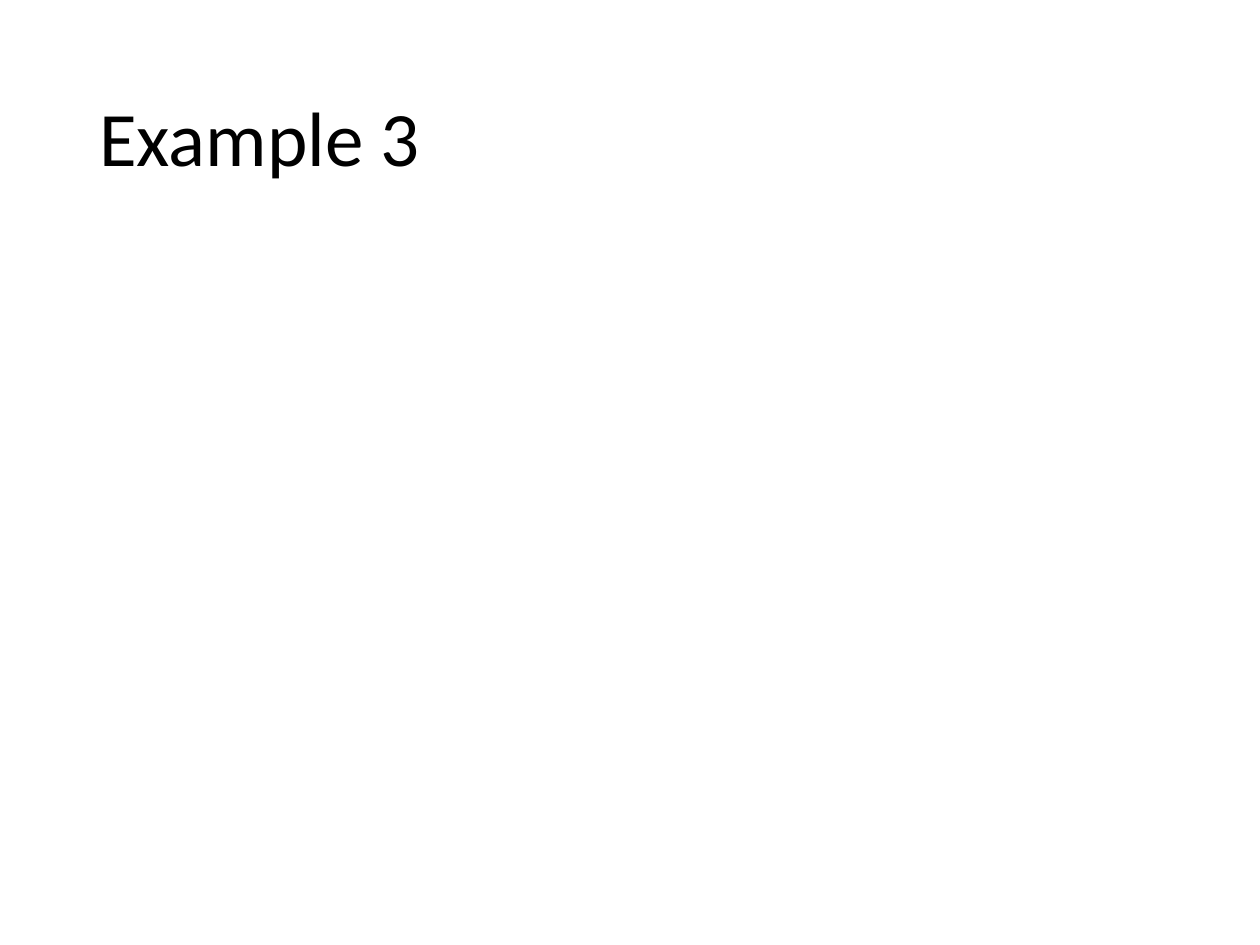
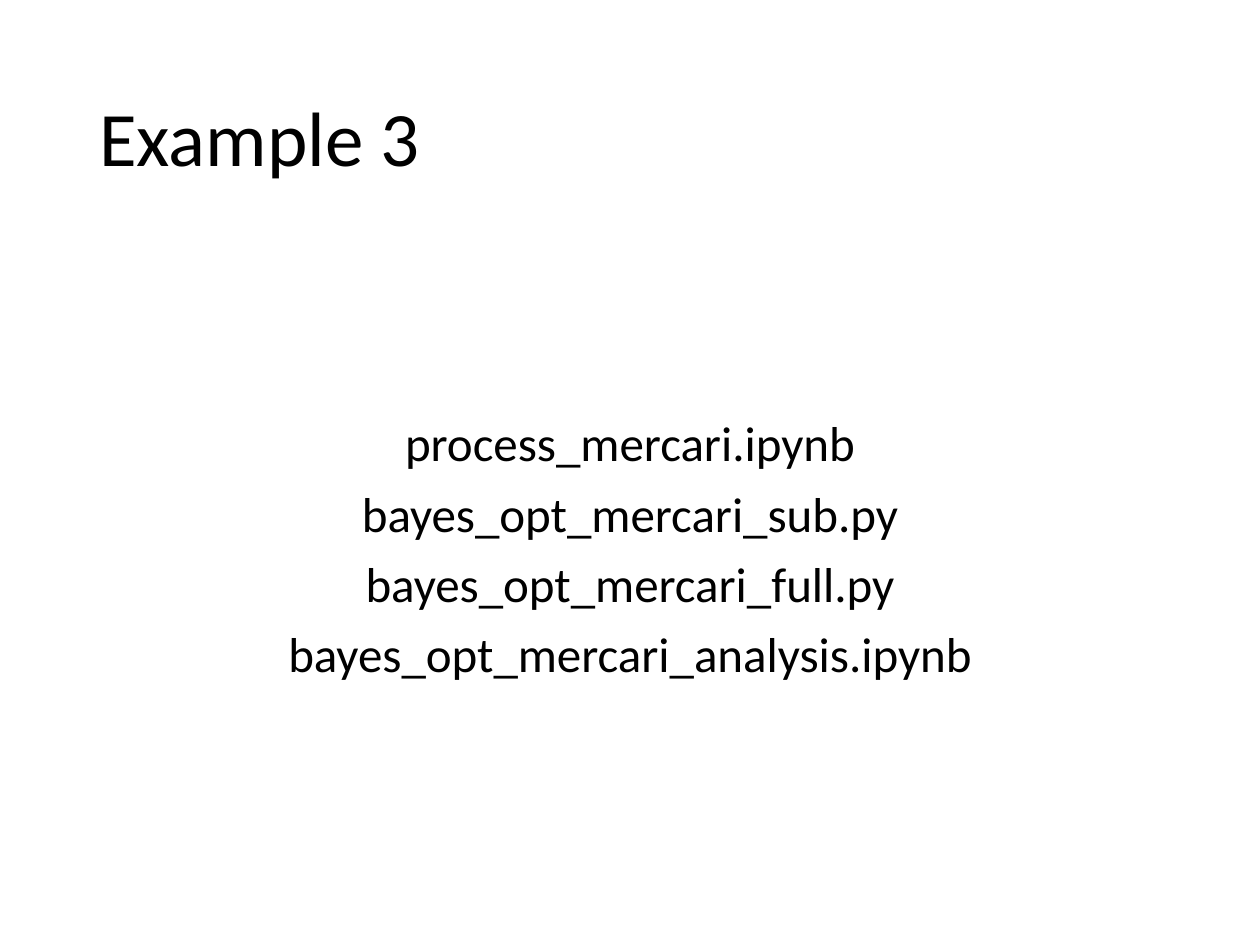
Before and after one commit to jkingphd/practical_bayes_opt, a slide deck: slide 11 of Data_science_nashville_jkk.pptx. Drawn at 1260x945 pixels with LibreOffice and Linux fonts; fonts in the diff are those of the drawing. Boxes give left, top, right and bottom in pixels: in the first picture for what was removed or moved away, otherwise in the second. Text is boxed around its words. In the diff, an @@ line names an element or a change of style, - is before the commit and + after.

```diff
--- a/Data_science_nashville_jkk.pptx
+++ b/Data_science_nashville_jkk.pptx
@@ text added at box(288, 427, 971, 680), 28 pt, text #000000 @@
+process_mercari.ipynb
+bayes_opt_mercari_sub.py
+bayes_opt_mercari_full.py
+bayes_opt_mercari_analysis.ipynb
```
Also in this commit, not shown: 3 other slides changed.
